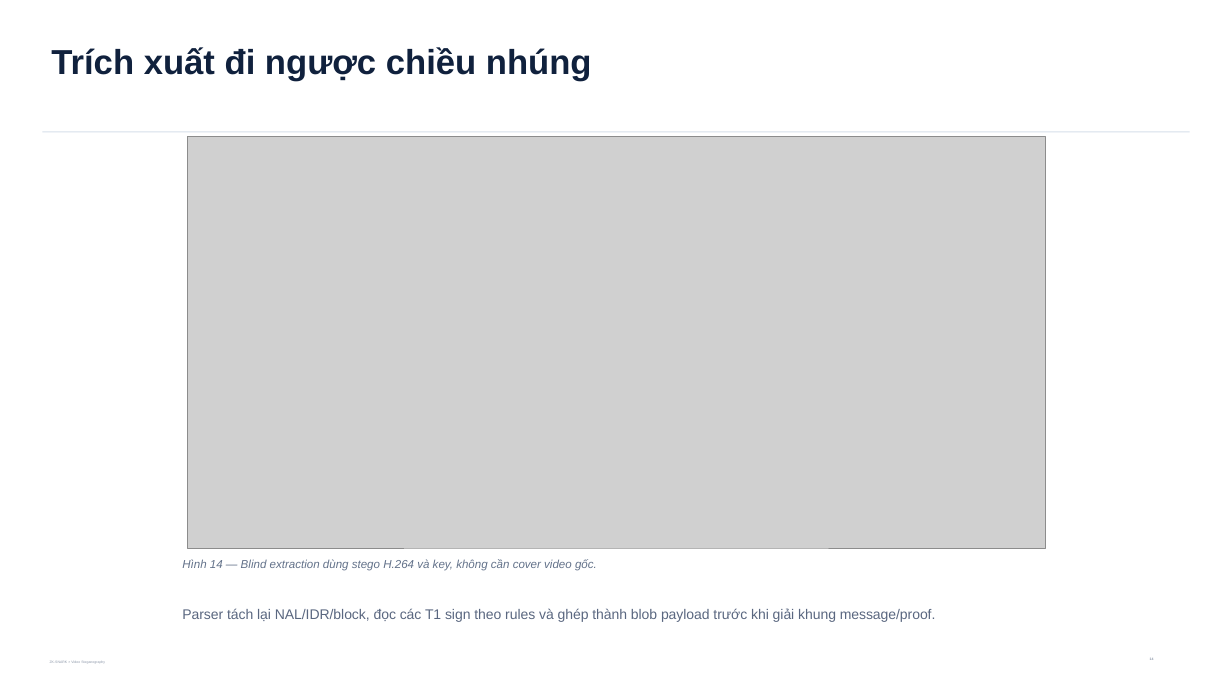
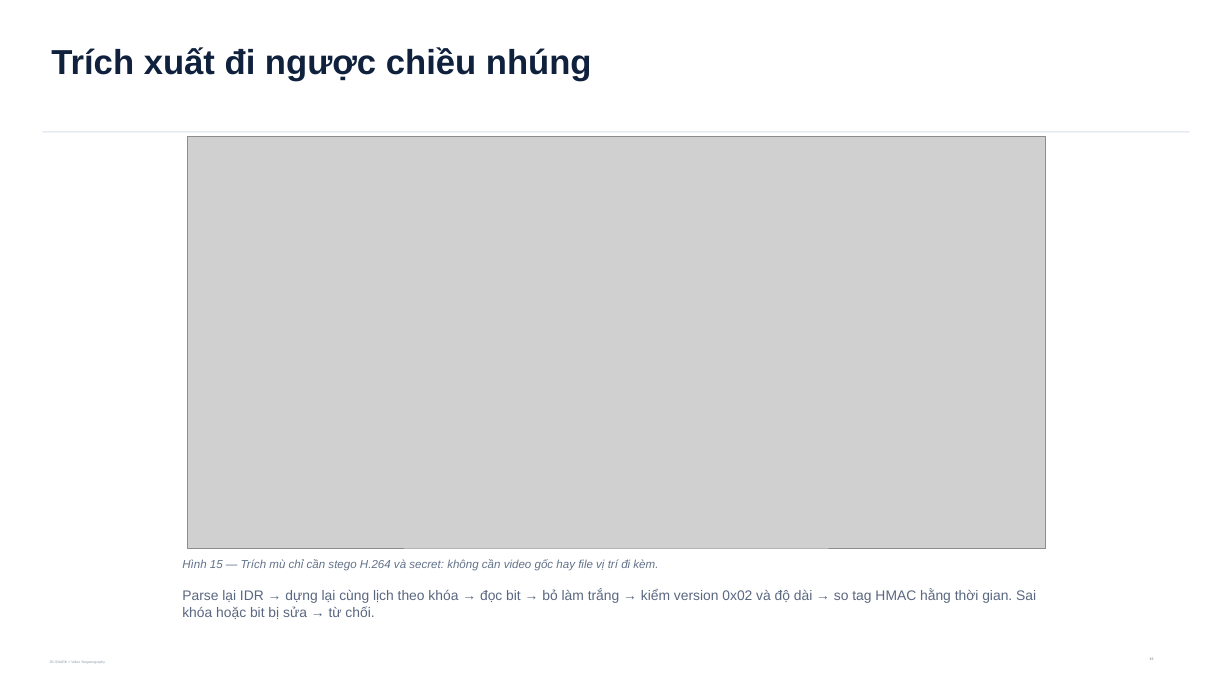
Before and after one commit to Saudadeeee/zk-snark-X-Steganography, a slide deck: slide 15 of VideoLevel/output/presentations/zkstego_computerphile_style_explainer_v24.pptx (slide 14 before the commit). Drawn at 1232x693 pixels with LibreOffice and Linux fonts; fonts in the diff are those of the drawing; grey boxes stand for pictures. Boxes give left, top, right and bottom in pixels: in the first picture for what was removed or moved away, otherwise in the second. Text is boxed around its words. In the diff, an @@ line names an element or a change of style, - is before the commit and + after.

```diff
--- a/VideoLevel/output/presentations/zkstego_computerphile_style_explainer_v24.pptx
+++ b/VideoLevel/output/presentations/zkstego_computerphile_style_explainer_v24.pptx
@@ text at <box>182,559,658,571</box>: text changed @@
-Hình 14 — Blind extraction dùng stego H.264 và key, không cần cover video gốc.
+Hình 15 — Trích mù chỉ cần stego H.264 và secret: không cần video gốc hay file vị trí đi kèm.
@@ text at <box>182,589,1036,619</box>: text changed; size 10.9 to 10.8 pt @@
-Parser tách lại NAL/IDR/block, đọc các T1 sign theo rules và ghép thành blob payload trước khi giải khung message/proof.
+Parse lại IDR → dựng lại cùng lịch theo khóa → đọc bit → bỏ làm trắng → kiểm version 0x02 và độ dài → so tag HMAC hằng thời gian. Sai khóa hoặc bit bị sửa → từ chối.
```
Also in this commit, not shown: 15 other slides changed, 1 slide added, 1 other file.
